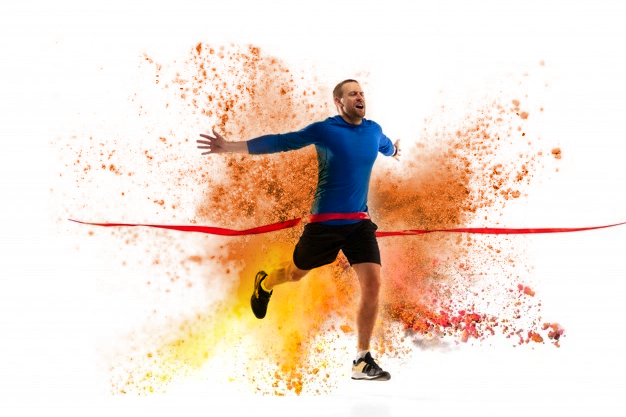
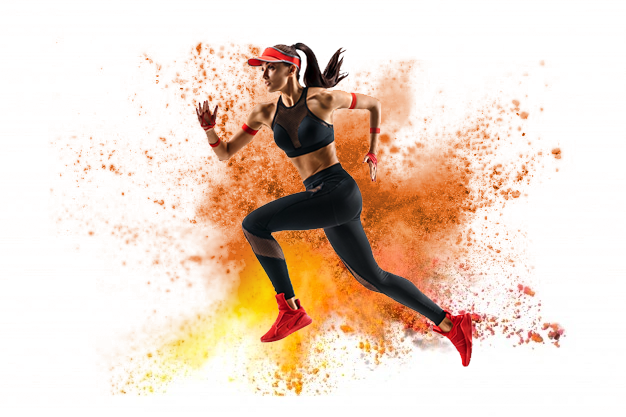
Revision of a layered 626×417 image; what changed, layer by layer:
hid "Layer 3" over [68, 42, 626, 417]
hid "Layer 4" over [144, 42, 467, 405]
added layer "chica-run" above "Layer 8" over [195, 42, 473, 368]
